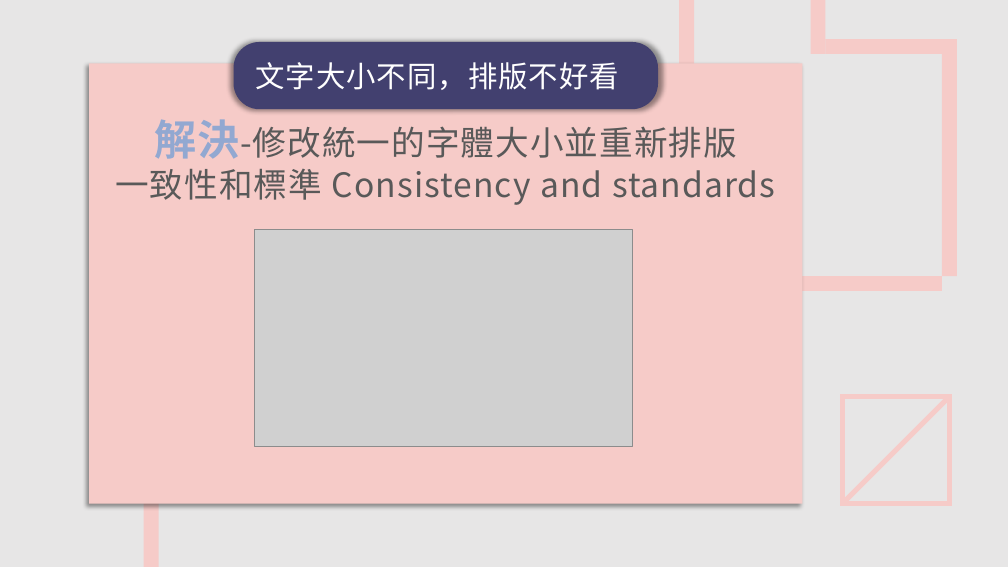
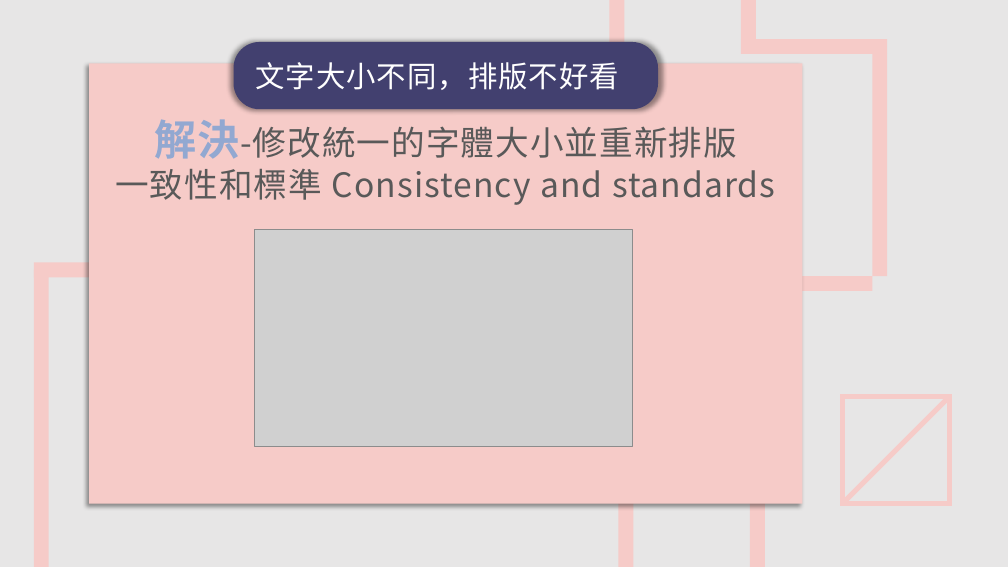
Before and after one commit to leonasdev/WebMidProject, a slide deck: slide 20 of 期末報告企畫書.pptx. Drawn at 1008x567 pixels with LibreOffice and Linux fonts; fonts in the diff are those of the drawing; grey boxes stand for pictures. Boxes give left, top, right and bottom in pixels: in the first picture for what was removed or moved away, otherwise in the second. Text is boxed around its words. In the diff, an @@ line names an element or a change of style, - is before the commit and + after.

```diff
--- a/期末報告企畫書.pptx
+++ b/期末報告企畫書.pptx
@@ rectangle: place and size @@
-rectangle at box(679, 0, 694, 567)
+rectangle at box(609, 0, 625, 470)
@@ 6 freeform shapes: place and size @@
-6 freeform shapes at box(751, 0, 957, 292)
+6 freeform shapes at box(682, 0, 888, 292)
@@ rectangle added at box(619, 151, 634, 567), fill #F6CBC8 @@
@@ rectangle added at box(750, 151, 765, 567), fill #F6CBC8 @@
@@ freeform shape added at box(34, 263, 225, 278), fill #F6CBC8 @@
@@ rectangle: place and size @@
-rectangle at box(144, 273, 159, 567)
+rectangle at box(34, 270, 49, 567)
```
Also in this commit, not shown: 9 other slides changed.
